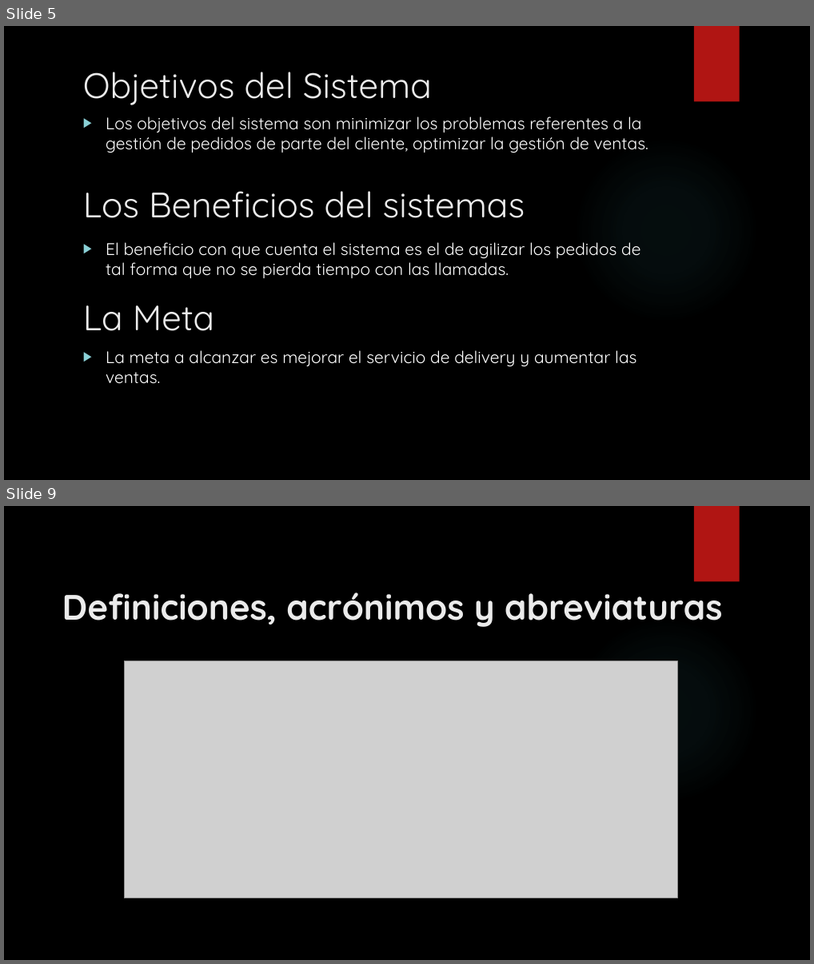
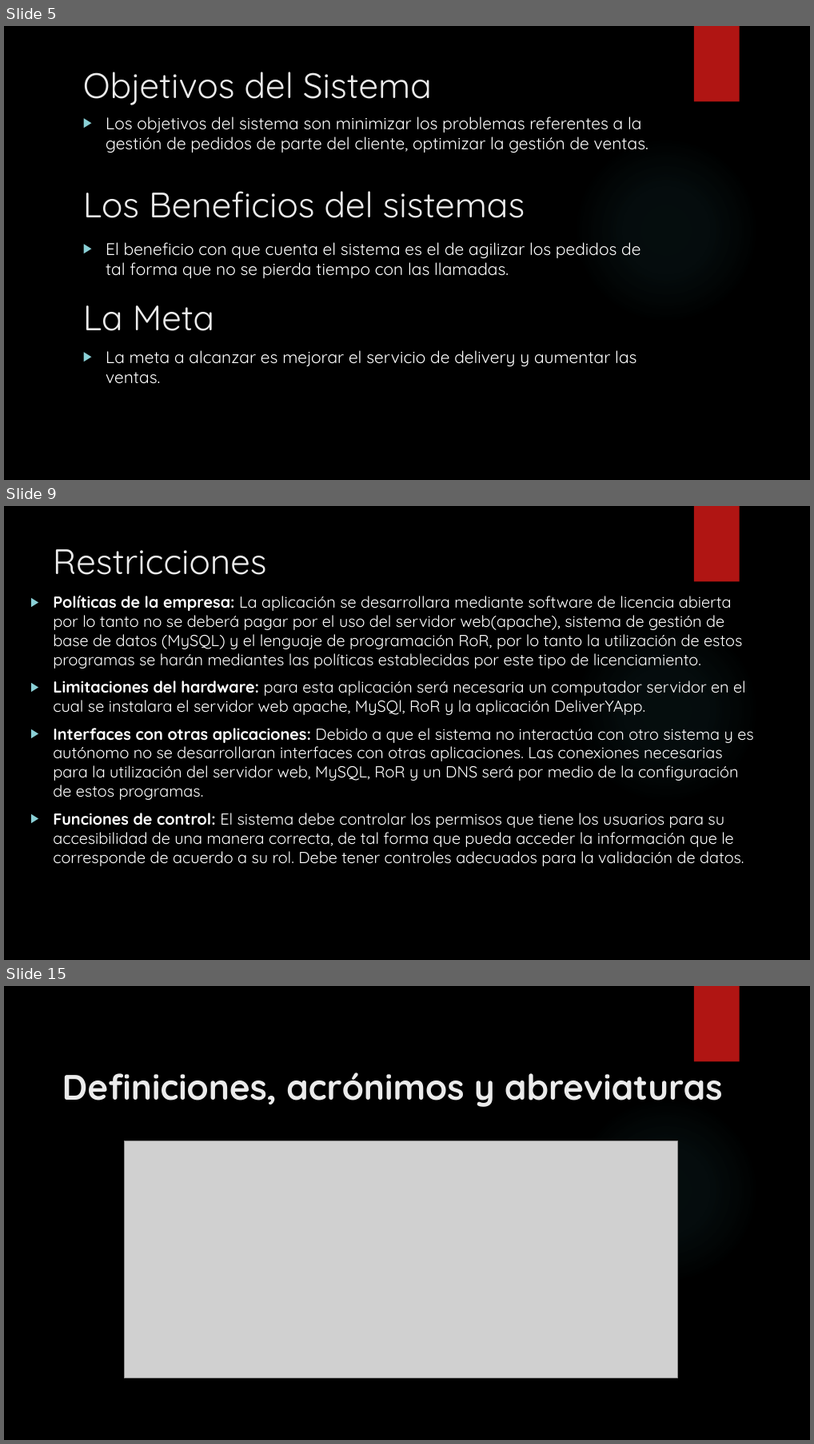
Before and after one commit to francben/proyectoDeliberyApp, a slide deck: Presentacion de Clase.pptx. Shown one above the other, each under a label of ours: slides 5 and 9 before the commit, slides 5, 9 and 15 after it; the slides between them are not shown. The pictures are 814x964 and 814x1444 pixels, drawn with LibreOffice and Linux fonts; fonts in the diff are those of the drawing; grey boxes stand for pictures; background and template pictures are left out. Boxes give left, top, right and bottom in pixels: in the first picture for what was removed or moved away, otherwise in the second. Text is boxed around its words. In the diff, an @@ line names an element or a change of style, - is before the commit and + after.

Commit message:
sigo añadiendo diapositivas con descripciones del sistema

```diff
--- a/Presentacion de Clase.pptx
+++ b/Presentacion de Clase.pptx
@@ slide 9 added at <box>4,506,810,960</box>, background picture (left out); not listed: 2 template elements that a slide beside it also shows @@
@@ title added at <box>53,549,267,575</box>, 42 pt, text #EBEBEB @@
+Restricciones
@@ text added at <box>53,596,754,866</box>, 19 pt, text #FFFFFF @@
+▶ Políticas de la empresa: La aplicación se desarrollara mediante software de licencia abierta por lo tanto no se deberá pagar por el uso del servidor web(apache), sistema de gestión de base de datos (MySQL) y el lenguaje de programación RoR, por lo tanto la utilización de estos programas se harán mediantes las políticas establecidas por este tipo de licenciamiento.
+▶ Limitaciones del hardware: para esta aplicación será necesaria un computador servidor en el cual se instalara el servidor web apache, MySQl, RoR y la aplicación DeliverYApp.
+▶ Interfaces con otras aplicaciones: Debido a que el sistema no interactúa con otro sistema y es autónomo no se desarrollaran interfaces con otras aplicaciones. Las conexiones necesarias para la utilización del servidor web, MySQL, RoR y un DNS será por medio de la configuración de estos programas.
+▶ Funciones de control: El sistema debe controlar los permisos que tiene los usuarios para su accesibilidad de una manera correcta, de tal forma que pueda acceder la información que le corresponde de acuerdo a su rol. Debe tener controles adecuados para la validación de datos.
@@ what was slide 9 is now slide 15 @@
```
Also in this commit, not shown: 1 slide changed, 5 other slides added.
